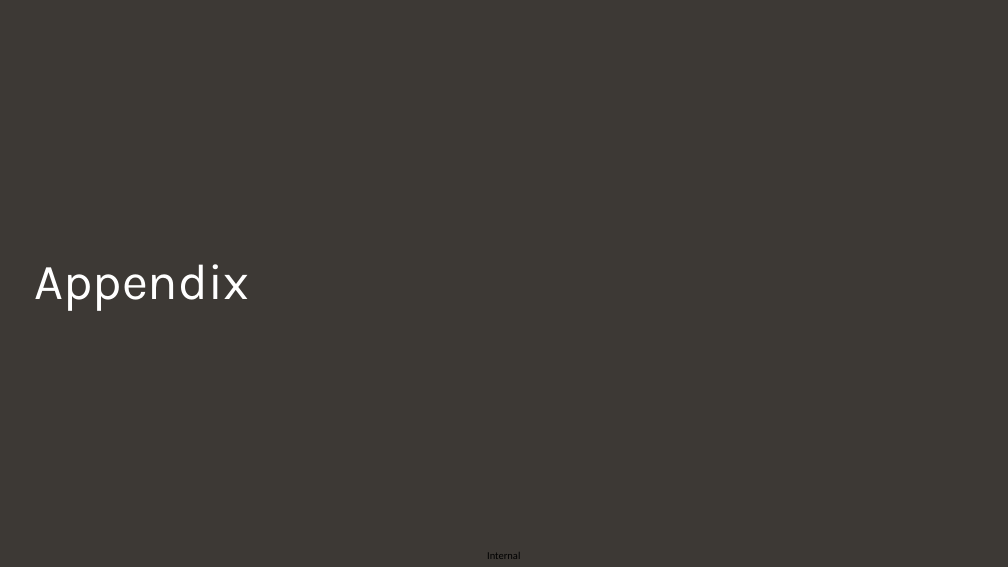
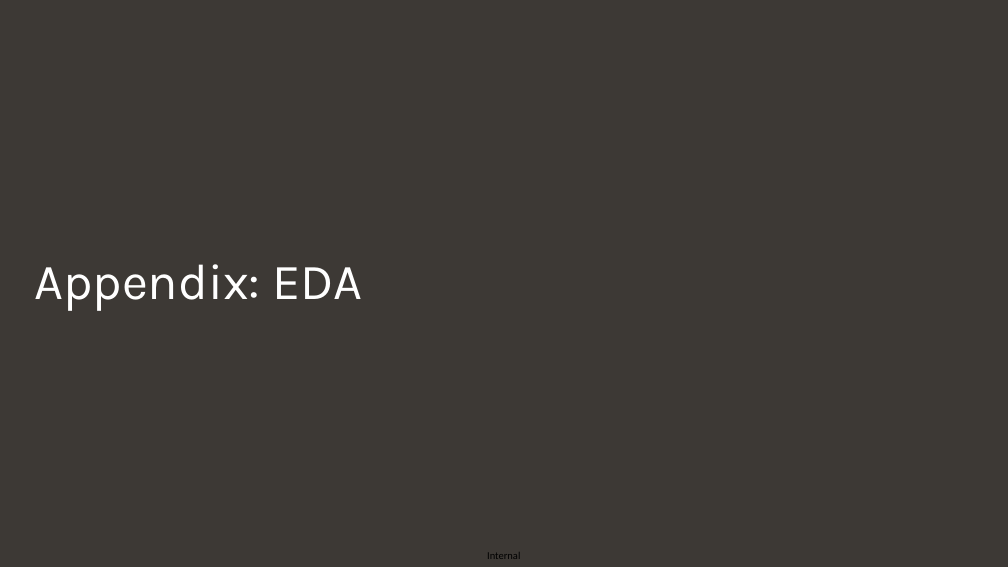
Before and after one commit to babenyshevs/sunrise, a slide deck: slide 8 of presentation_new.pptx. Drawn at 1008x567 pixels with LibreOffice and Linux fonts; fonts in the diff are those of the drawing; background and template pictures are left out. Boxes give left, top, right and bottom in pixels: in the first picture for what was removed or moved away, otherwise in the second. Text is boxed around its words. In the diff, an @@ line names an element or a change of style, - is before the commit and + after.

```diff
--- a/presentation_new.pptx
+++ b/presentation_new.pptx
@@ title at (x1=34, y1=264, x2=363, y2=311): text changed @@
-Appendix
+Appendix: EDA
```
Also in this commit, not shown: 5 other slides changed, 5 slides added, 6 other files.
